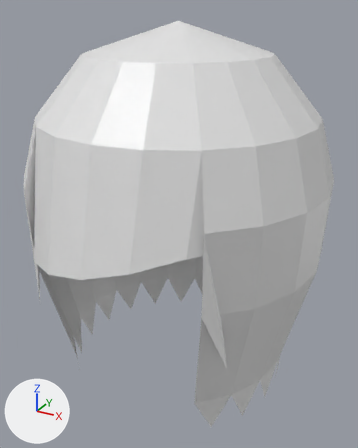
Before and after pictures for a commit that changed the glTF model assets/avatars/hair_long_partl.glb.
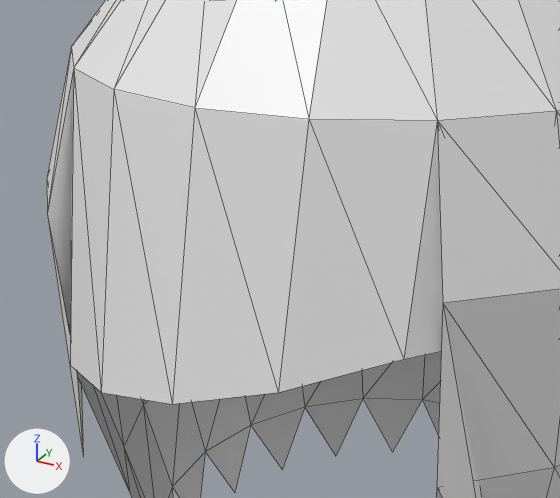
Old and new are each drawn whole from a 50 mm lens placed at (0.462, -0.838, 1.183), pointed at (0.009, -0.013, 0.771) and again close up on the part from 1% to 72% of the width and 21% to 72% of the height. Arrows for +X, +Y and +Z are at lower left; the lights stay in place. The first two pictures are the older version. The close-ups show mesh edges as thin lines. Where no turn or scale is listed for an object, it has been applied to the vertices. Vertices at exactly the same position are counted once.

The first close-up shows 'hair'.
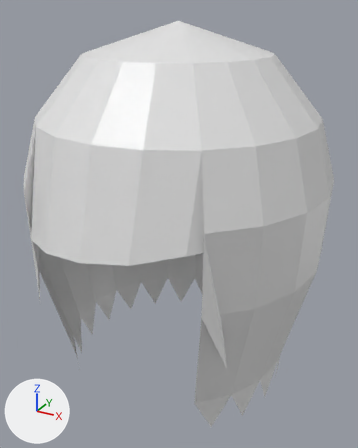
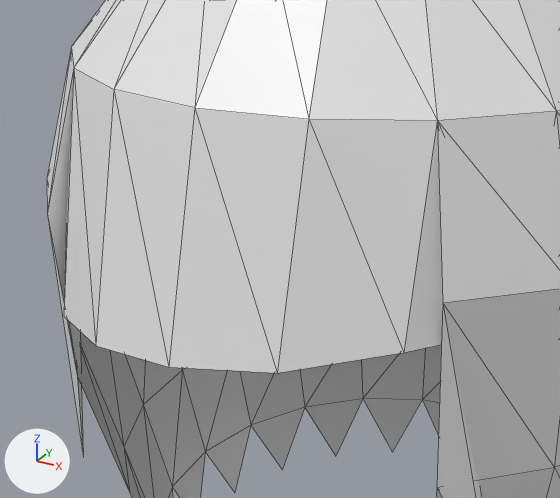
What differs and where, as boxes [x1, y1, x2, y2] in the close-ups (560 x 498 px; the box of a moved part takes in the faces that stretch with it):
part 1 of me_hair, moved or reshaped: before [70, 69, 443, 404]; after [64, 69, 443, 373]

The change in detail:
me_hair has 134 vertices, 220 faces and spans x -0.302..0.302, y -0.317..0.302, z 0.425..1.16.
me_hair is used by ob_hair; location (0.0, 0.0, 0.0).
Part 1, on me_hair:
Vertex 125 of me_hair moves from (-0.216, -0.195, 0.775) to (-0.216, -0.195, 0.815).
Vertex 126 of me_hair moves from (-0.157, -0.26, 0.755) at pixel (70, 365) to (-0.157, -0.26, 0.8) at pixel (63, 316).
Vertex 127 of me_hair moves from (-0.083, -0.302, 0.77) at pixel (101, 392) to (-0.083, -0.302, 0.81) at pixel (95, 345).
Vertex 128 of me_hair moves from (0.0, -0.317, 0.79) at pixel (172, 404) to (0.0, -0.317, 0.82) at pixel (168, 367).
Vertex 129 of me_hair moves from (0.083, -0.302, 0.815) at pixel (278, 392) to (0.083, -0.302, 0.83) at pixel (277, 373).
Vertex 130 of me_hair moves from (0.157, -0.26, 0.84) at pixel (403, 359) to (0.157, -0.26, 0.845) at pixel (403, 352).
Vertex 131 of me_hair moves from (0.216, -0.195, 0.845) to (0.216, -0.195, 0.85).
